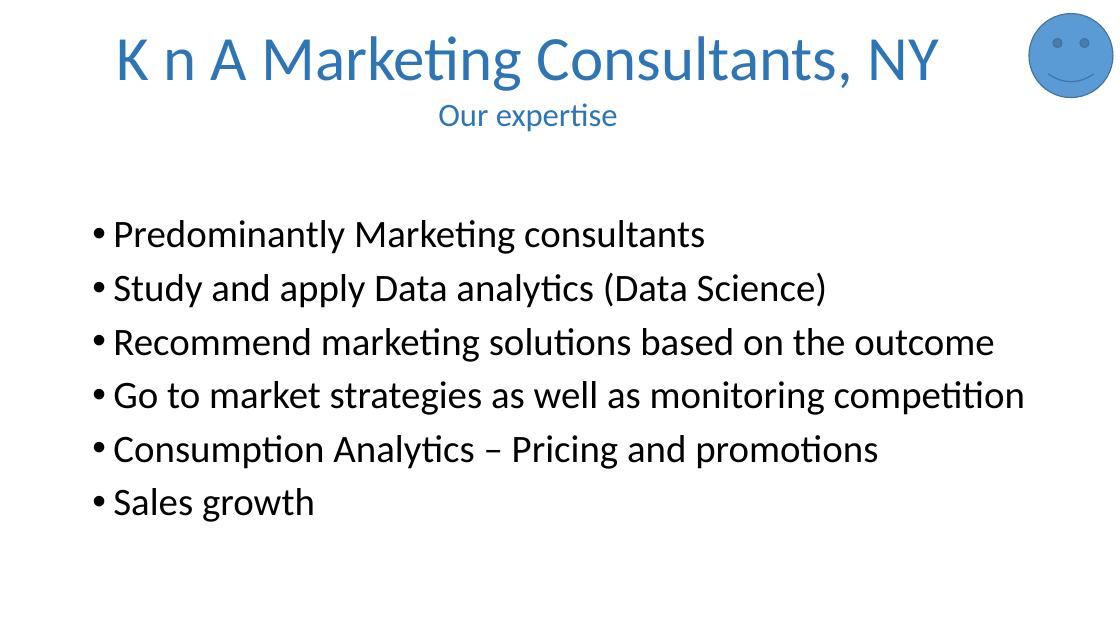
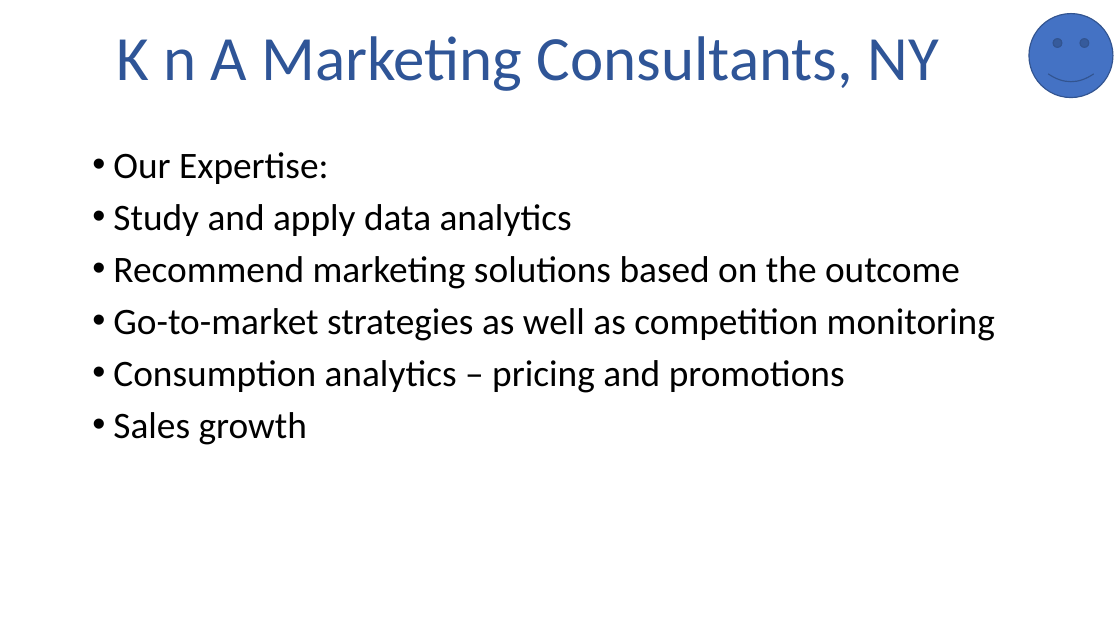
Before and after one commit to kmrollins/MSDS6306-CaseStudy1, a slide deck: slide 2 of PresentationSlides/CaseStudy1_Presentation_ARajan.pptx. Drawn at 1120x630 pixels with LibreOffice and Linux fonts; fonts in the diff are those of the drawing. Boxes give left, top, right and bottom in pixels: in the first picture for what was removed or moved away, otherwise in the second. Text is boxed around its words. In the diff, an @@ line names an element or a change of style, - is before the commit and + after.

Commit message:
Added new slide

```diff
--- a/PresentationSlides/CaseStudy1_Presentation_ARajan.pptx
+++ b/PresentationSlides/CaseStudy1_Presentation_ARajan.pptx
@@ text "K n A Marketing Consultants, ..." at (116,36,938,91): text colour #2E75B6 to #2F5597 @@
@@ smiley face at (1029,13,1113,97): fill #5B9BD5 to #4472C4; outline #43739E 1 pt to #325491 1 pt @@
@@ text at (438,103,618,132): paragraph removed @@
-Our expertise
@@ text "Our Expertise:": place and size @@
-text "Our Expertise:" at (113,220,1025,522)
+text "Our Expertise:" at (113,152,995,445)
@@ text at (113,152,572,236): text changed; size 33.3 to 32 pt @@
-• Predominantly Marketing consultants
-• Study and apply Data analytics (Data Science)
+• Our Expertise:
+• Study and apply data analytics
@@ text at (113,256,960,445): size 33.3 to 32 pt in "Recommend marketing solutions based on the outcome", "Sales growth" @@
@@ text at (113,308,995,393): text changed; size 33.3 to 32 pt @@
-• Go to market strategies as well as monitoring competition
-• Consumption Analytics – Pricing and promotions
+• Go-to-market strategies as well as competition monitoring
+• Consumption analytics – pricing and promotions
```
Also in this commit, not shown: 8 other slides changed, 1 slide added.
